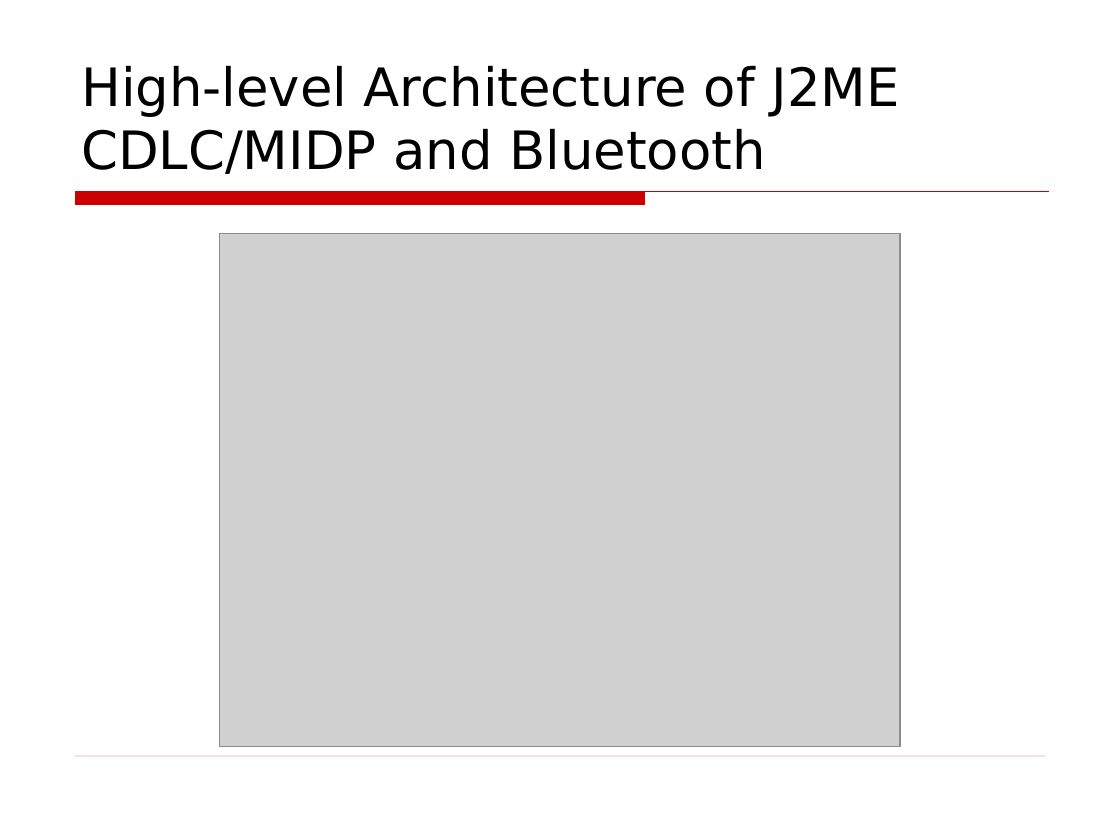
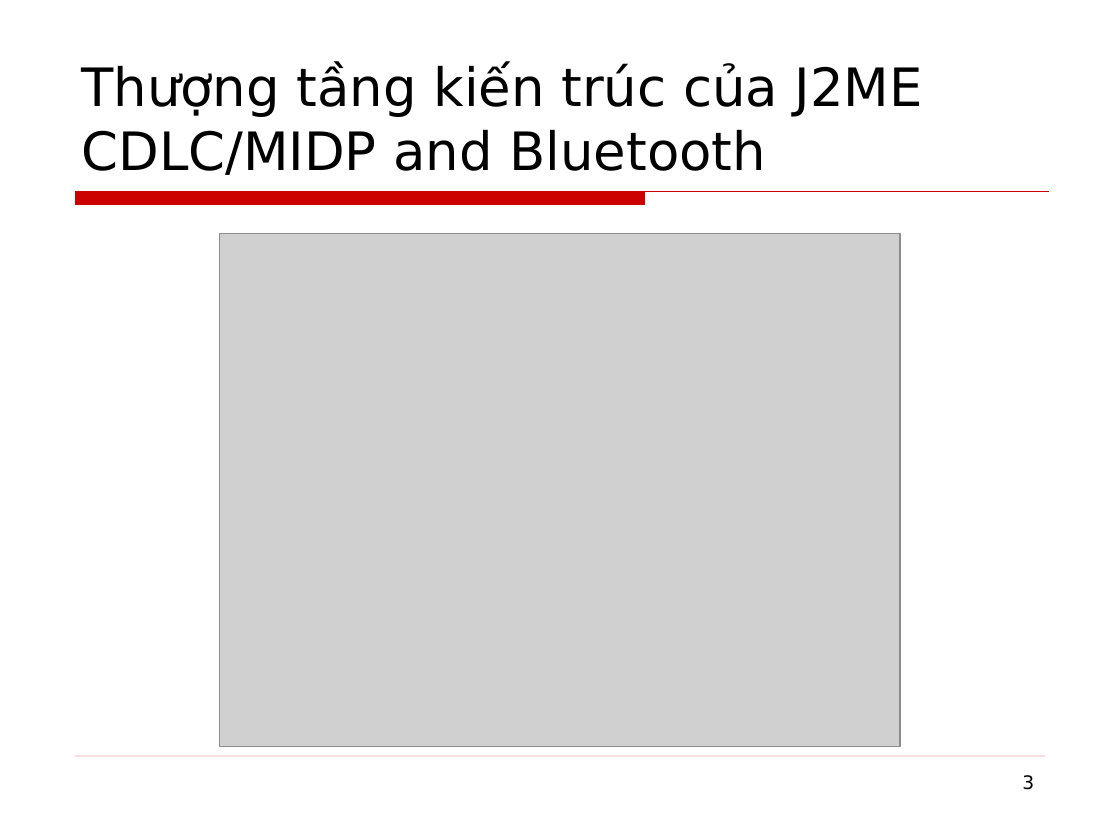
Before and after one commit to phamtuanchip/labs, a slide deck: slide 3 of M1304M-C1304M/j2me/slides/Session12.ppt. Drawn at 1120x840 pixels with LibreOffice and Linux fonts; fonts in the diff are those of the drawing; grey boxes stand for pictures; background and template pictures are left out. Boxes give left, top, right and bottom in pixels: in the first picture for what was removed or moved away, otherwise in the second. Text is boxed around its words. In the diff, an @@ line names an element or a change of style, - is before the commit and + after.

Commit message:
add bluetooth example

```diff
--- a/M1304M-C1304M/j2me/slides/Session12.ppt
+++ b/M1304M-C1304M/j2me/slides/Session12.ppt
@@ title at <box>82,64,923,175</box>: text changed @@
-High-level Architecture of J2ME CDLC/MIDP and Bluetooth
+Thượng tầng kiến trúc của J2ME CDLC/MIDP and Bluetooth
@@ page number at <box>1022,775,1034,790</box>: text colour #FFFFFF to #000000 @@
```
Also in this commit, not shown: 8 other slides changed, 8 slides added, 8 slides removed, 49 other files.
